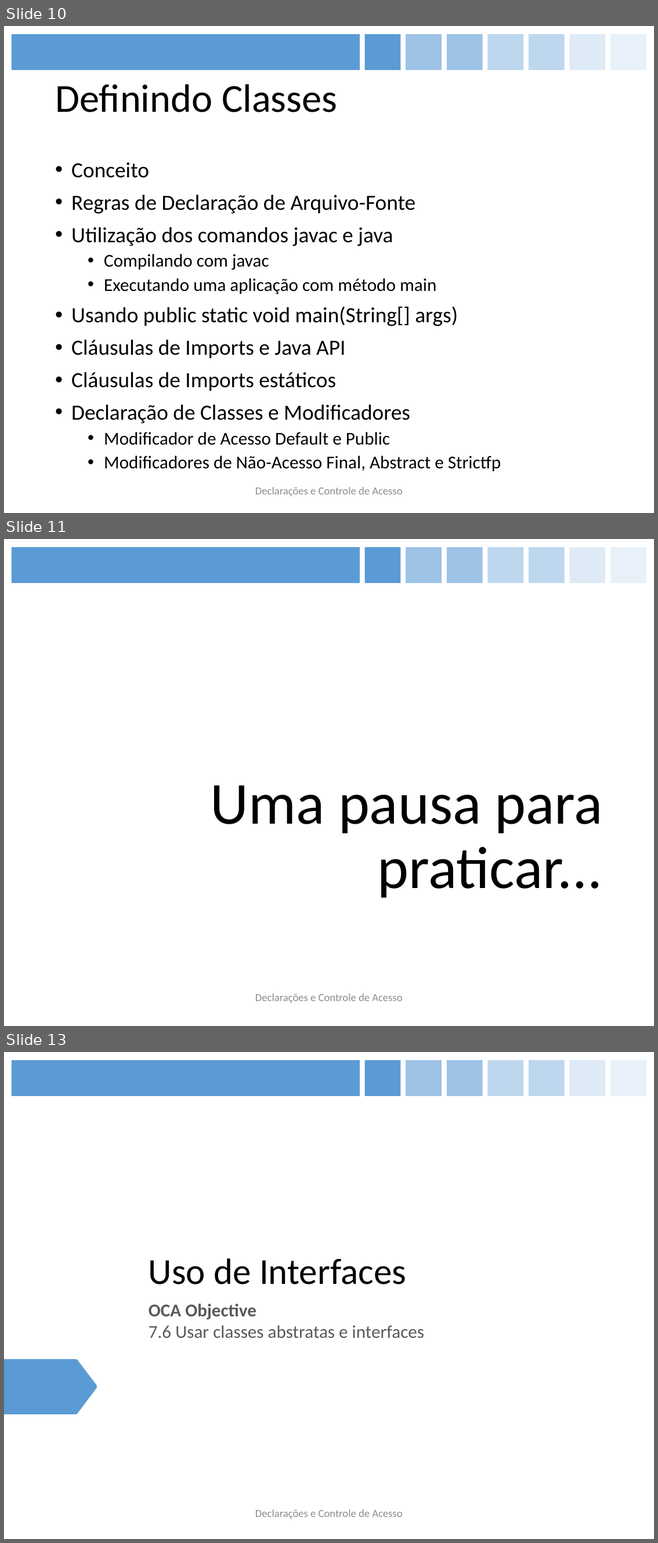
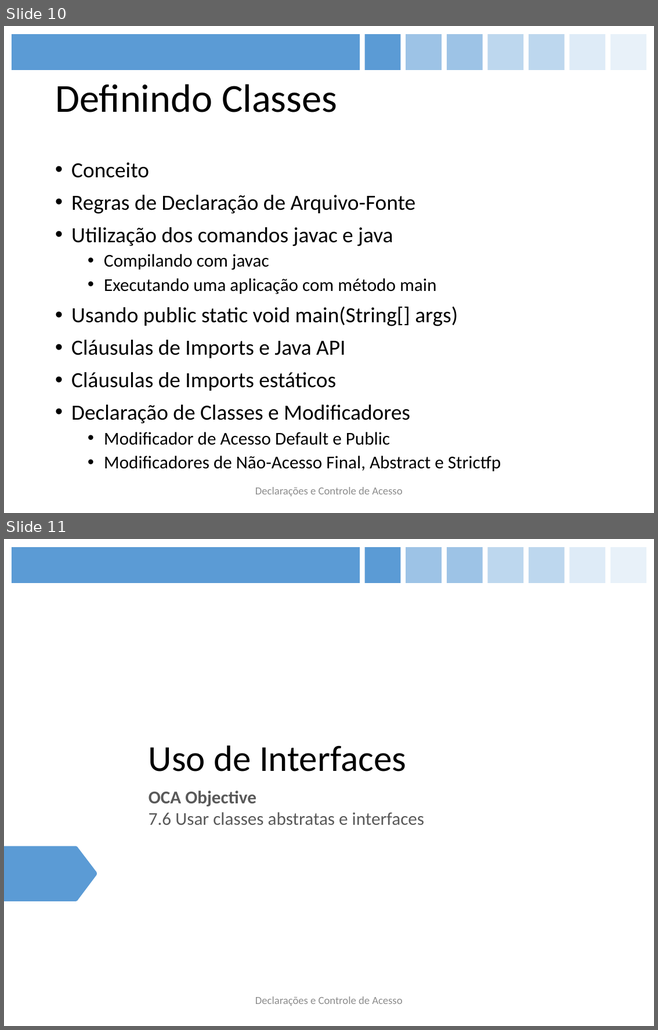
Before and after one commit to figueiredojrr/treinamentoJavaSeOcaAgosto, a slide deck: TreinamentoJavaSeOca/documentos/apresentação/OCA.pptx. Shown one above the other, each under a label of ours: slides 10, 11 and 13 before the commit, slides 10 and 11 after it; the slides between them are not shown. The pictures are 658x1543 and 658x1030 pixels, drawn with LibreOffice and Linux fonts; fonts in the diff are those of the drawing. Boxes give left, top, right and bottom in pixels: in the first picture for what was removed or moved away, otherwise in the second. Text is boxed around its words. In the diff, an @@ line names an element or a change of style, - is before the commit and + after.

```diff
--- a/TreinamentoJavaSeOca/documentos/apresentação/OCA.pptx
+++ b/TreinamentoJavaSeOca/documentos/apresentação/OCA.pptx
@@ slide 11 removed at bbox=[4, 539, 654, 1026], background #FFFFFF; not listed: 8 template elements that a slide beside it also shows @@
@@ text removed at bbox=[210, 785, 603, 898] @@
-Uma pausa para praticar...
@@ text removed at bbox=[255, 994, 402, 1003] @@
-Declarações e Controle de Acesso
@@ what was slide 13 is now slide 11 @@
```
Also in this commit, not shown: 15 slides changed, 1 slide added, 2 other slides removed.
